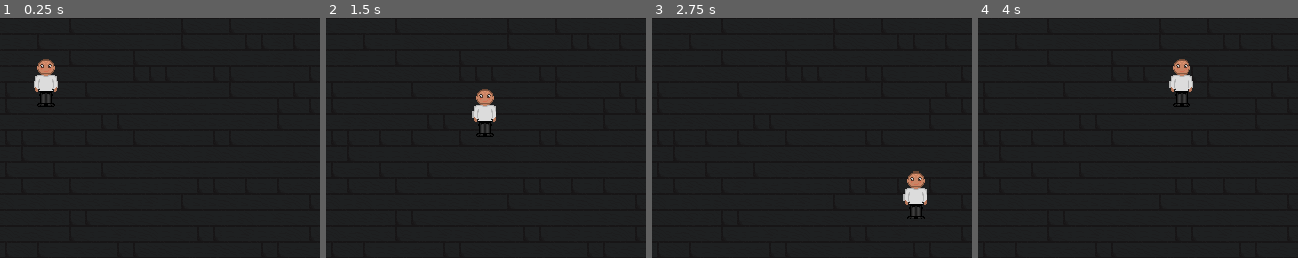
Above: before the commit, frames 1-4 (left to right).
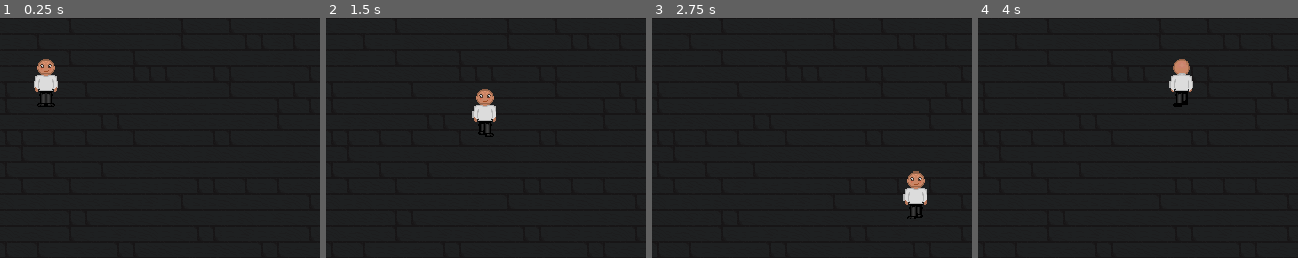
Above: after the commit, the same moments.

Repository: zlatistiv/bezkrai
Game: Godot game, scene res://levels/main_hall/main_hall.tscn
The game is run twice, just before and just after one commit, with the same random seed, the same clock (stepped at 60 frames per second) and the same inputs.
Inputs:
- Up to frame 1 (0.25 s): no input
- Up to frame 2 (1.5 s): tap Enter at 0.5 s; hold D (right) 0.53-1.28 s; hold S (down) from 1.28 s (still down)
- Up to frame 3 (2.75 s): release S (down) at 2.03 s; hold D (right) from 2.03 s (still down)
- Up to frame 4 (4 s): release D (right) at 2.78 s; hold W (up) 2.78-3.53 s; hold A (left) from 3.53 s (still down)
The pictures show only the part of the screen within x 38-88%, y 27-77%; the shares and areas given below are measured in that part.

The runs differ from the first frame. In frame 1, less than 0.1% of the frame differs, in the area x 12-17%, y 17-31%; in frame 2, 0.1%; in frame 3, 0.1%; in frame 4, 0.2%, in the area x 60-67%, y 17-38%.

Commit message:
More mhaf sprites and directory indexing and sprite creation logic for movement states

Diff:
--- /dev/null
+++ b/autoloads/global.gd
@@ -0,0 +1,3 @@
+extends Node
+
+var people_path = 'assets/people'
--- a/entities/person/person.gd
+++ b/entities/person/person.gd
@@ -2,17 +2,60 @@
 extends CharacterBody2D
 
 @export var speed = 150
-var is_player = true
+@export_enum('down', 'left', 'right', 'up') var facing_direction: String = 'down'
+var is_player = false
+var frame_size = Vector2i(24, 48)
+var fps = 5.0
+
+const DIRECTIONS := {
+	Vector2.LEFT:  'left',
+	Vector2.RIGHT: 'right',
+	Vector2.UP:    'up',
+	Vector2.DOWN:  'down',
+}
+
+func _ready() -> void:
+	var frames := SpriteFrames.new()
+	frames.remove_animation('default')
+	var sprites_dir = 'res://%s/%s/' % [Global.people_path, self.name.to_lower()]
+
+	for file in DirAccess.get_files_at(sprites_dir):
+		if file.get_extension() == 'png':
+			var tex := load(sprites_dir.path_join(file)) as Texture2D
+			var anim_name = file.get_basename()
+			frames.add_animation(anim_name)
+			frames.set_animation_speed(anim_name, fps)
+			frames.set_animation_loop(anim_name, true)
+
+			for col in tex.get_width() / frame_size.x:
+				var atlas := AtlasTexture.new()
+				atlas.atlas = tex
+				atlas.region = Rect2(col * frame_size.x, 0, frame_size.x, frame_size.y)
+				frames.add_frame(anim_name, atlas)
+
+	$AnimatedSprite2D.sprite_frames = frames
+
+func polarized_vector(v: Vector2) -> Vector2:
+	if abs(v.x) > abs(v.y):
+		return Vector2(signf(v.x), 0)
+	else:
+		return Vector2(0, signf(v.y))
 
 func get_input():
 	var input_direction
 
 	if is_player:
-		input_direction = Input.get_vector("left", "right", "up", "down")
+		input_direction = Input.get_vector('left', 'right', 'up', 'down')
 	else:
-		input_direction = Vector2(0, 0)
+		input_direction = Vector2(0, 0) # Mockup for NPC logic
 
 	velocity = input_direction * speed
+
+	if input_direction != Vector2.ZERO:
+		facing_direction = DIRECTIONS[polarized_vector(input_direction)]
+		$AnimatedSprite2D.play(facing_direction + '_walking')
+	else:
+		$AnimatedSprite2D.play(facing_direction)
 
 func _physics_process(delta):
 	get_input()
--- a/entities/person/person.tscn
+++ b/entities/person/person.tscn
@@ -1,25 +1,20 @@
 [gd_scene format=3 uid="uid://qpq5f48xaajg"]
 
 [ext_resource type="Script" uid="uid://bis3kr5xcv8g1" path="res://entities/person/person.gd" id="1_ffisq"]
-[ext_resource type="Texture2D" uid="uid://b10b84jiinsji" path="res://assets/people/mhaf/mhaf_front.png" id="2_lrg5a"]
 
 [sub_resource type="SpriteFrames" id="SpriteFrames_cw2dw"]
-animations = [{
-"frames": [{
-"duration": 1.0,
-"texture": ExtResource("2_lrg5a")
-}],
-"loop": true,
-"name": &"standing",
-"speed": 5.0
-}]
+animations = []
+
+[sub_resource type="RectangleShape2D" id="RectangleShape2D_cw2dw"]
+size = Vector2(24, 38)
 
 [node name="Person" type="CharacterBody2D" unique_id=1016914708]
 script = ExtResource("1_ffisq")
 
 [node name="AnimatedSprite2D" type="AnimatedSprite2D" parent="." unique_id=1380707782]
 sprite_frames = SubResource("SpriteFrames_cw2dw")
-animation = &"standing"
-frame_progress = 0.7556589
+animation = &""
 
 [node name="CollisionShape2D" type="CollisionShape2D" parent="." unique_id=1619499524]
+position = Vector2(0, 1)
+shape = SubResource("RectangleShape2D_cw2dw")
--- /dev/null
+++ b/levels/main_hall/main_hall.gd
@@ -0,0 +1,5 @@
+extends Node2D
+
+
+func _ready() -> void:
+	$Mhaf.is_player = true
--- a/levels/main_hall/main_hall.tscn
+++ b/levels/main_hall/main_hall.tscn
@@ -1,5 +1,6 @@
 [gd_scene format=4 uid="uid://dsyck6htrea1f"]
 
+[ext_resource type="Script" uid="uid://dqtxoniccphyk" path="res://levels/main_hall/main_hall.gd" id="1_a8msg"]
 [ext_resource type="Texture2D" uid="uid://dh4rp307obirh" path="res://assets/tilemaps/floor.png" id="1_tknvx"]
 [ext_resource type="PackedScene" uid="uid://qpq5f48xaajg" path="res://entities/person/person.tscn" id="2_vdt7t"]
 
@@ -19,10 +20,11 @@
 sources/0 = SubResource("TileSetAtlasSource_vdt7t")
 
 [node name="MainHall" type="Node2D" unique_id=1088855820]
+script = ExtResource("1_a8msg")
 
 [node name="Floor" type="TileMapLayer" parent="." unique_id=2125881091]
 tile_map_data = PackedByteArray("AAAJAA0AAAABAAEAAAAJAA4AAAAAAAEAAAAIAA4AAAABAAEAAAAIAA8AAAAAAAIAAAAIABAAAAABAAIAAAAIAB …(41680 unchanged characters)…
 tile_set = SubResource("TileSet_a8msg")
 
-[node name="Person" parent="." unique_id=1016914708 instance=ExtResource("2_vdt7t")]
+[node name="Mhaf" parent="." unique_id=1016914708 instance=ExtResource("2_vdt7t")]
 position = Vector2(288, 193)
--- a/project.godot
+++ b/project.godot
@@ -14,6 +14,10 @@
 run/main_scene="uid://dsyck6htrea1f"
 config/features=PackedStringArray("4.6", "Mobile")
 config/icon="res://icon.svg"
+
+[autoload]
+
+Global="*uid://b2c54a0fu7dhj"
 
 [display]
 
Binary file added: assets/people/mhaf/down.png
Not shown, added: assets/people/mhaf/down.png.import
Binary file added: assets/people/mhaf/down_walking.png
Not shown, added: assets/people/mhaf/down_walking.png.import
Binary file removed: assets/people/mhaf/mhaf_front.png
Binary file added: assets/people/mhaf/up.png
Not shown, added: assets/people/mhaf/up.png.import
Binary file added: assets/people/mhaf/up_walking.png
Not shown, changed: assets/people/mhaf/up_walking.png.import
Binary file changed: assets/tilemaps/floor.png
Not shown, added: autoloads/global.gd.uid
Not shown, added: levels/main_hall/main_hall.gd.uid
